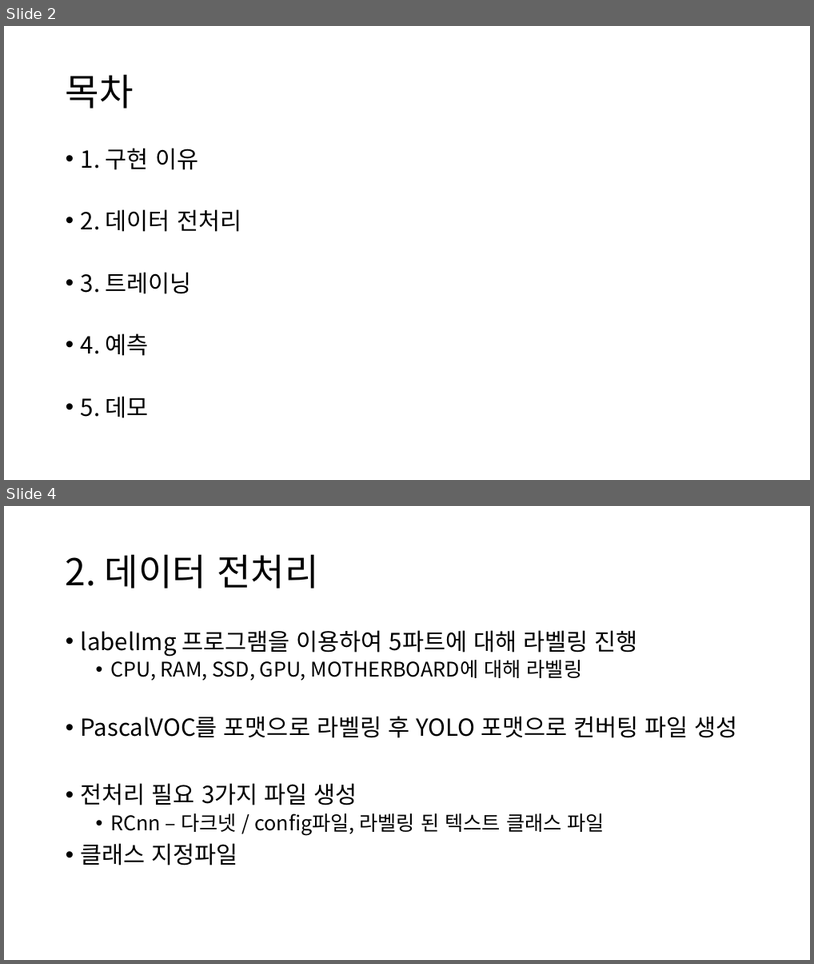
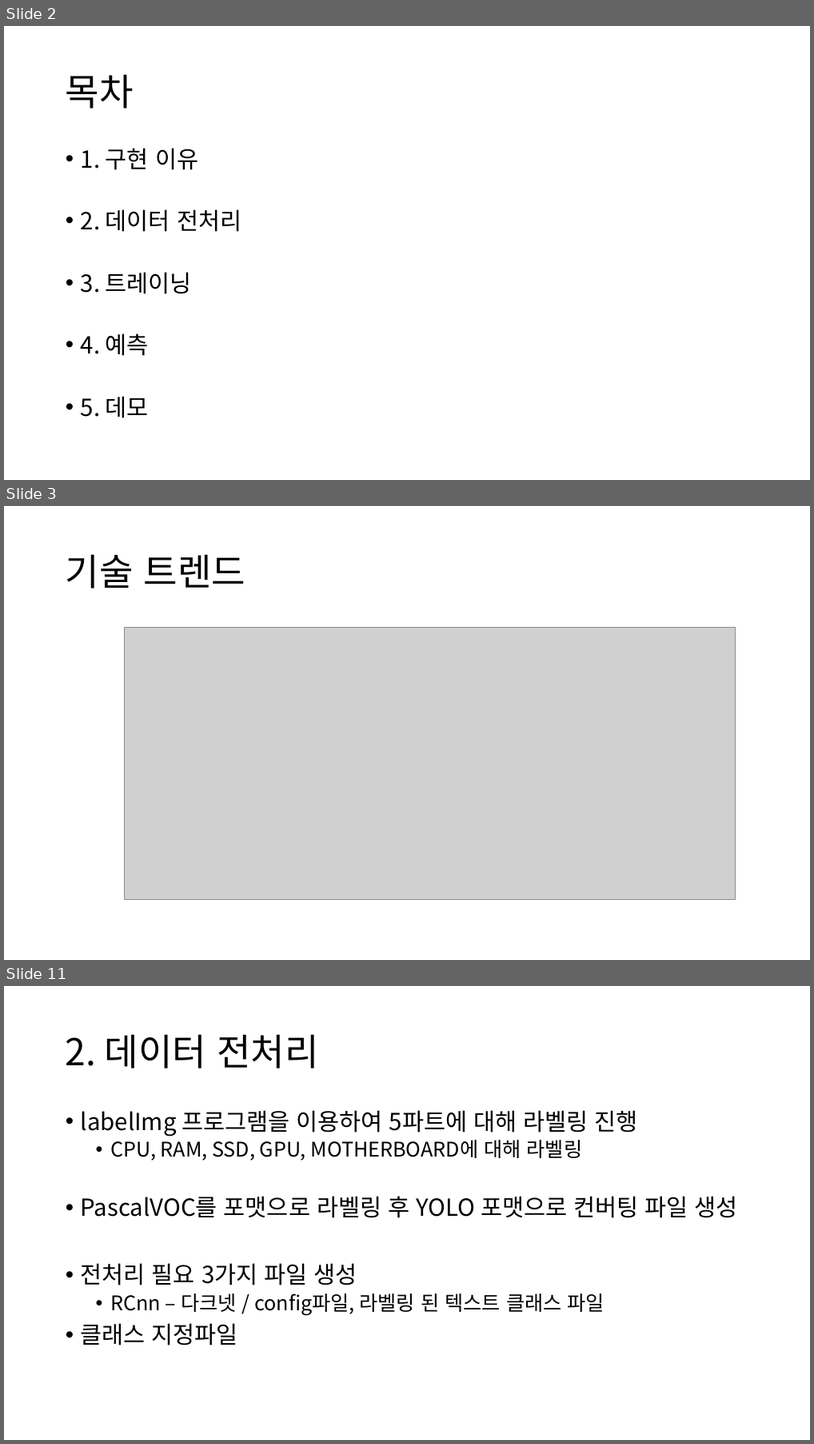
Before and after one commit to Team-Tetrapod/project, a slide deck: 2. 발표자료/PC조립 헬퍼 최종본.pptx. Shown one above the other, each under a label of ours: slides 2 and 4 before the commit, slides 2, 3 and 11 after it; the slides between them are not shown. The pictures are 814x964 and 814x1444 pixels, drawn with LibreOffice and Linux fonts; fonts in the diff are those of the drawing; grey boxes stand for pictures. Boxes give left, top, right and bottom in pixels: in the first picture for what was removed or moved away, otherwise in the second. Text is boxed around its words. In the diff, an @@ line names an element or a change of style, - is before the commit and + after.

```diff
--- a/2. 발표자료/PC조립 헬퍼 최종본.pptx
+++ b/2. 발표자료/PC조립 헬퍼 최종본.pptx
@@ slide 3 added at (x1=4, y1=506, x2=810, y2=960), background #FFFFFF @@
@@ title added at (x1=66, y1=554, x2=246, y2=588), 44 pt, text #000000 @@
+기술 트렌드
@@ picture added at (x1=124, y1=627, x2=735, y2=900) @@
@@ what was slide 4 is now slide 11 @@
```
Also in this commit, not shown: 2 slides changed, 6 other slides added, 17 other files.
